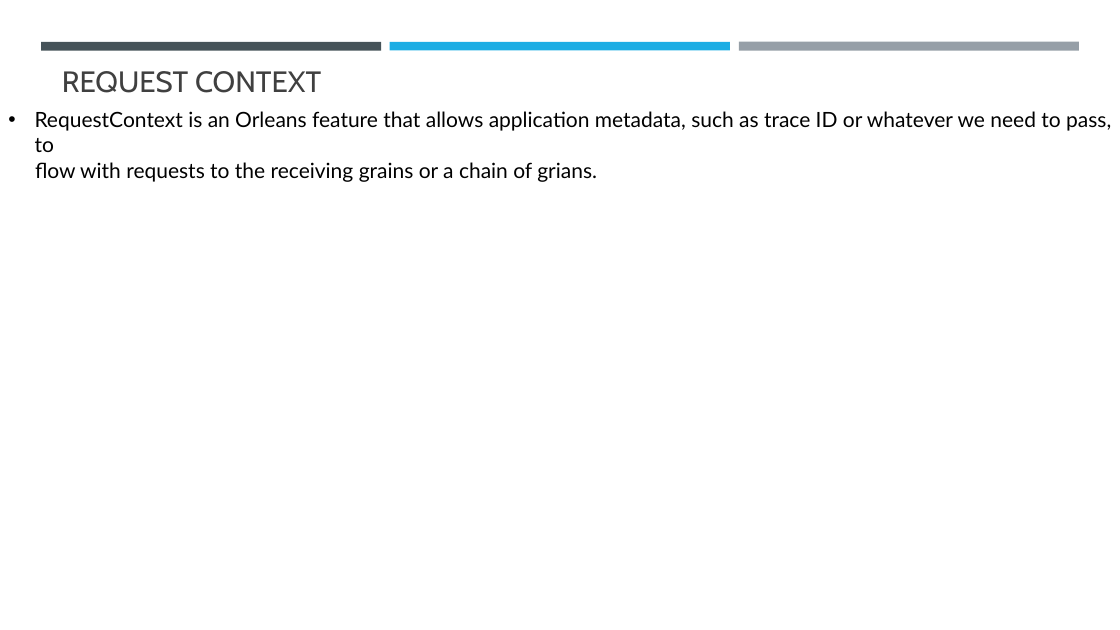
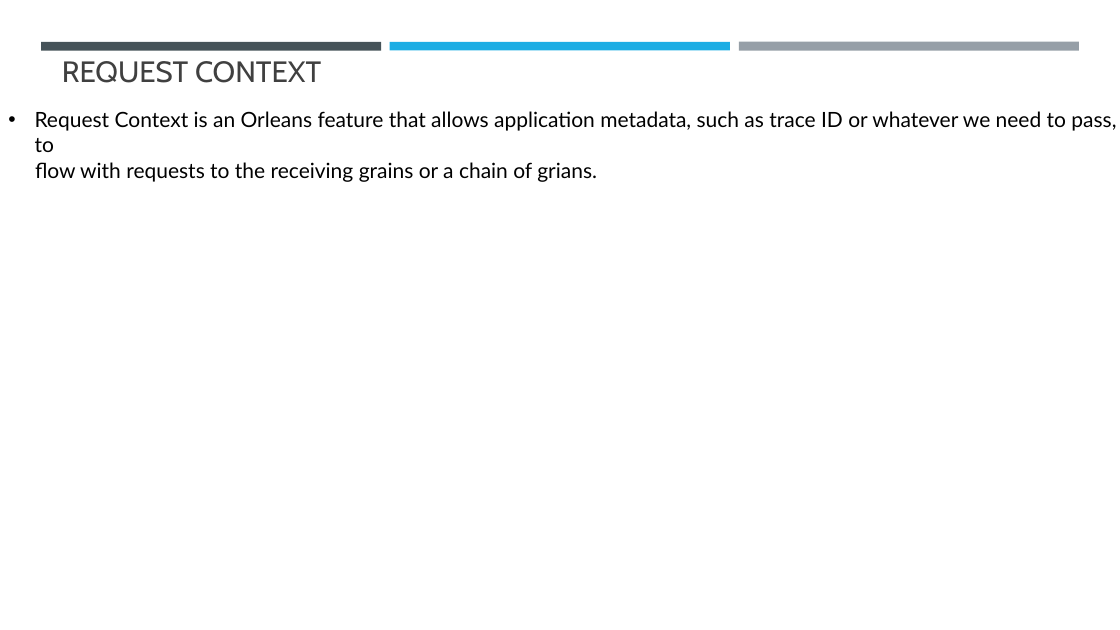
Before and after one commit to sansindia85/Orleans, a slide deck: slide 25 of Presentation/Microsoft Orleans.pptx. Drawn at 1120x630 pixels with LibreOffice and Linux fonts; fonts in the diff are those of the drawing. Boxes give left, top, right and bottom in pixels: in the first picture for what was removed or moved away, otherwise in the second. Text is boxed around its words. In the diff, an @@ line names an element or a change of style, - is before the commit and + after.

```diff
--- a/Presentation/Microsoft Orleans.pptx
+++ b/Presentation/Microsoft Orleans.pptx
@@ title "REQUEST CONTEXT": place and size @@
-title "REQUEST CONTEXT" at (62,71,321,93)
+title "REQUEST CONTEXT" at (62,61,321,83)
@@ text at (35,111,1116,152): spaces changed @@
-• RequestContext is an Orleans feature that allows application metadata, such as trace ID or whatever we need to pass, to
+• Request Context is an Orleans feature that allows application metadata, such as trace ID or whatever we need to pass, to
```
Also in this commit, not shown: 2 slides added, 22 other files.
